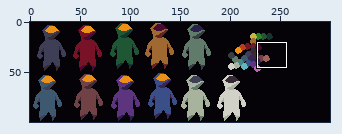
A pixel-art file gets an edit: _asset_design/Aseprite/character_attempt_01.ase. The first picture is a wide view before the edit; the outline marks the close-up.
Close-up. Earlier state:
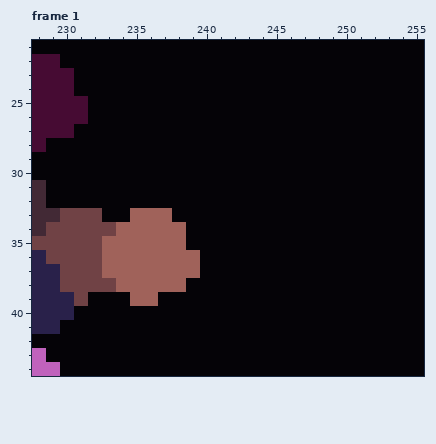
300x100 pixels, 2 frames. Shown: frame 1: x 228..255, y 21..44.
The result:
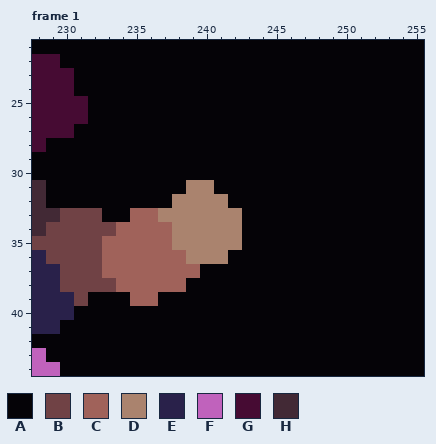
Palette (. is transparent): A #050307  B #704245  C #a0625a  D #aa836e  E #29214a  F #c062bc  G #460b33  H #422935
The author wrote: First attempt to main character's suit without helmet.
Change:
--- frame 1, layer "Layer 1"
@@ x 235..244 @@
 30 AAAAAAAAAA
-31 AAAAAAAAAA
-32 AAAAAAAAAA
-33 CCCAAAAAAA
-34 CCCCAAAAAA
-35 CCCCAAAAAA
-36 CCCCCAAAAA
+31 AAAADDAAAA
+32 AAADDDDAAA
+33 CCDDDDDDAA
+34 CCCDDDDDAA
+35 CCCDDDDDAA
+36 CCCCDDDAAA
 37 CCCCCAAAAA
